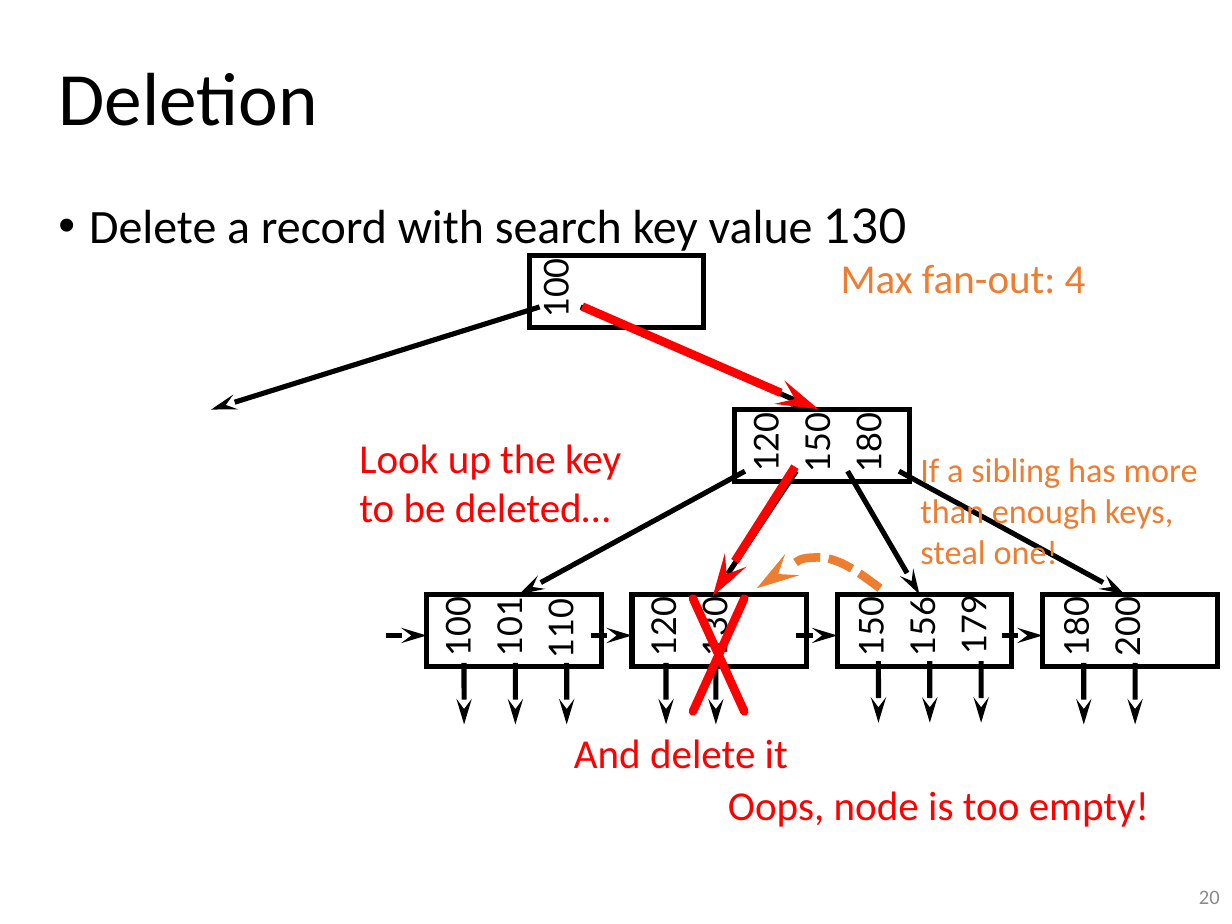
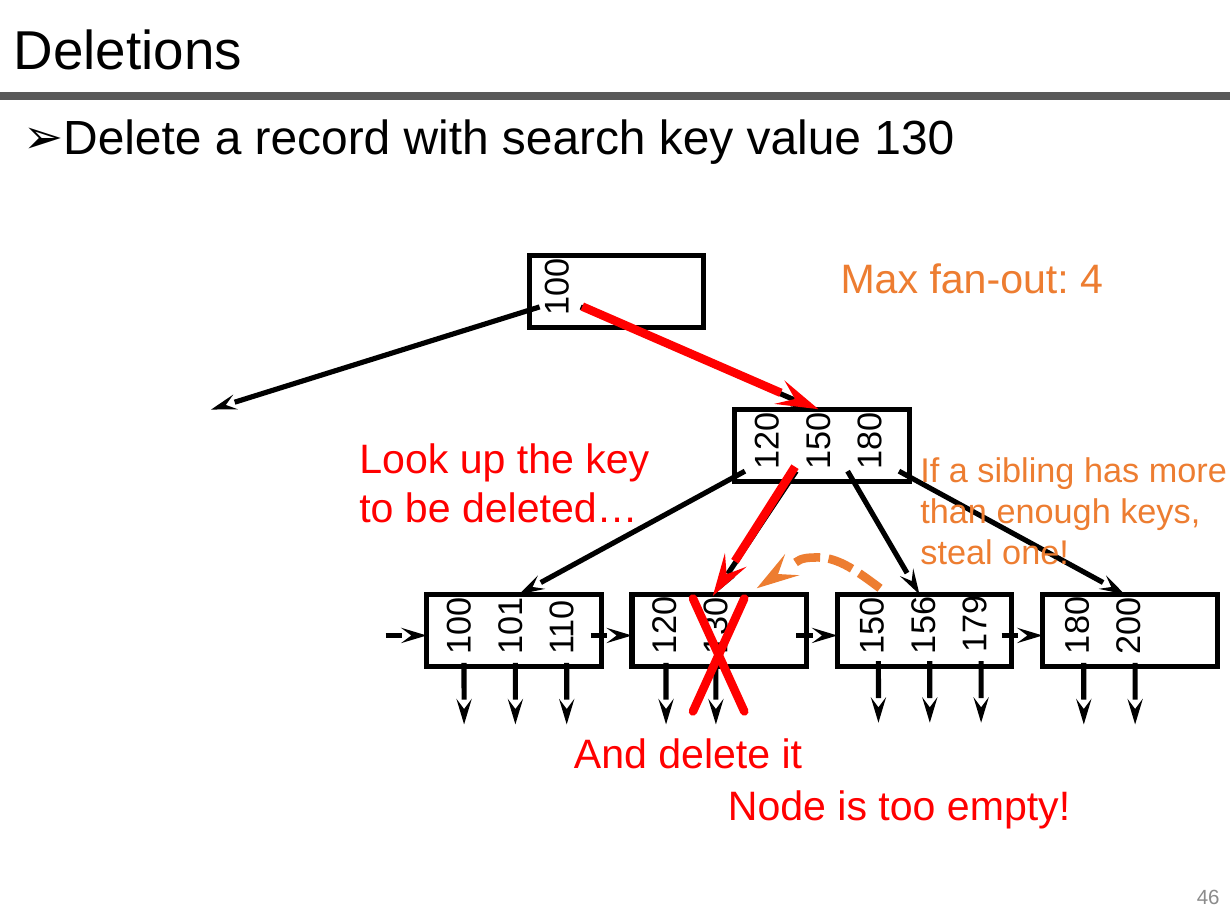
Before and after one commit to queryproc/slides, a slide deck: slide 46 of 12-index-slides.pptx (slide 20 before the commit). Drawn at 1232x924 pixels with LibreOffice and Linux fonts; fonts in the diff are those of the drawing. Boxes give left, top, right and bottom in pixels: in the first picture for what was removed or moved away, otherwise in the second. Text is boxed around its words. In the diff, an @@ line names an element or a change of style, - is before the commit and + after.

```diff
--- a/12-index-slides.pptx
+++ b/12-index-slides.pptx
@@ text added at [14,29,242,70], 32 pt, text #000000 @@
+Deletions
@@ title removed at [58,72,317,126] @@
-Deletion
@@ line added from (0, 96) to (1231, 96), #595959 4.5 pt @@
@@ text "Delete a record with search ...": place and size @@
-text "Delete a record with search ..." at [89,208,906,255]
+text "Delete a record with search ..." at [63,119,954,164]
@@ text "Delete a record with search ..." at [63,119,954,164]: font Calibri to Arial; font Lato to Arial in "130"; bullet • to ➢ @@
@@ font Calibri to Arial in 4 elements at [574,738,802,769], [841,263,1103,294], [359,443,649,530], [920,457,1227,567] @@
@@ font Lato to Arial in 14 elements at [538,263,576,313], [748,417,786,467], [799,418,837,467], [850,418,888,467], [440,602,478,652], [491,602,529,652], [645,602,683,652], [696,602,734,653], [853,602,891,652], [904,602,942,652], [1058,602,1096,652], [1109,602,1147,653], [955,600,993,650], [542,605,580,652] @@
@@ text at [728,790,1070,828]: text changed; font Calibri to Arial @@
-Oops, node is too empty!
+Node is too empty!
@@ page number at [1197,890,1220,904]: text changed; font Calibri to Arial @@
-20
+46
```
Also in this commit, not shown: 15 other slides changed, 45 slides added, 20 slides removed, 1 other file.
